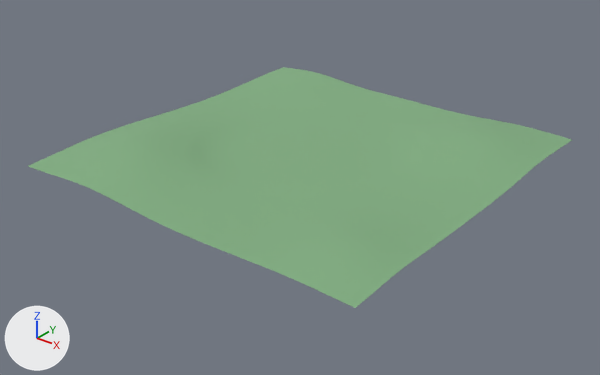
An edit to the glTF model assets/models/terrain_hills.glb, drawn before and after from the same camera.
Both versions are drawn from a 50 mm camera at (97.1, -124.3, 68.6) aimed at (0.9, -4.0, -6.0). Lighting does not change. The marker at lower left points along +X, +Y and +Z. The older version comes first.

Before the edit, the objects in view are built like this:
```python
mat_grass = principled_material('grass')
mat_grass.base_color = (0.22, 0.42, 0.22)  # greyish green #81ad81
mat_grass.roughness = 0.95
me_mesh_0 = bpy.data.meshes.new('Mesh_0')
me_mesh_0.from_pydata(...)  # 9216 vertices, 18050 faces; spans x -40.0..40.0, y -40.0..40.0, z -0.3..3.3
me_mesh_0.materials.append(mat_grass)  # greyish green #81ad81
ob_terrain_hills = bpy.data.objects.new('terrain_hills', me_mesh_0)
ob_terrain_hills.location = (0.0, 0.0, 0.0)
```
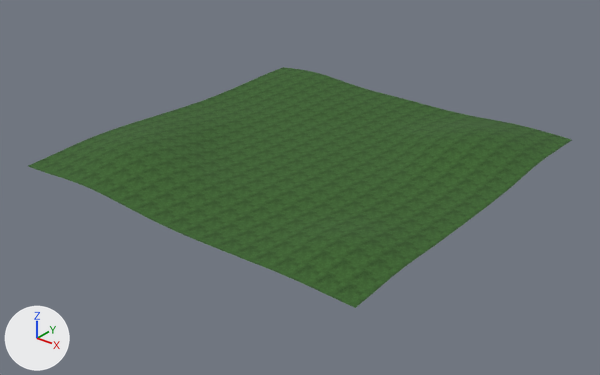
Scene script edits in JSON lines:
```json
{"op": "add", "block": "img_image_0", "code": ["img_image_0 = load_image('Image_0', '_unpacked/Image_0', 256, 256, 'sRGB')"]}
{"op": "remove", "block": "mat_grass", "code": "mat_grass.base_color = (0.22, 0.42, 0.22)  # greyish green #81ad81"}
{"op": "add", "block": "mat_grass", "code": "mat_grass.texture = img_image_0"}
```

Where the change shows, as pixel boxes [x1, y1, x2, y2] in the pictures (600 x 375 px):
```json
{"object": "terrain_hills", "change": "surface changed", "before": [28, 67, 572, 308], "after": [28, 67, 572, 308], "on screen": "greyish green to green"}
```
